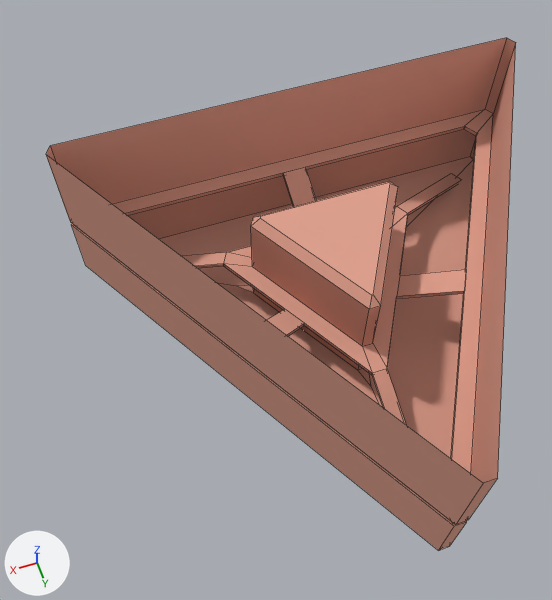
An edit to the Blender file assets/lvl/Tyche.blend, drawn before and after from the same camera.
Both versions are drawn from a camera (50 mm lens) standing at (24.4, 48.7, 84.2) and looking at (9.8, 6.0, 14.2). The axes (+X, +Y, +Z) are drawn at lower left. The lights are the same throughout. Mesh edges are drawn as thin lines.

Before the edit, the objects in view are built like this:
```python
me_cube = bpy.data.meshes.new('Cube')
me_cube.from_pydata(...)  # 120 vertices, 100 faces; spans x -29.3..29.3, y -17.3..33.4, z -0.6..21.3
me_cube.materials.append(mat_accessible)  # beige #e2a492
ob_cube = bpy.data.objects.new('Cube', me_cube)
ob_cube.location = (0.0, 0.0, 0.0)
```
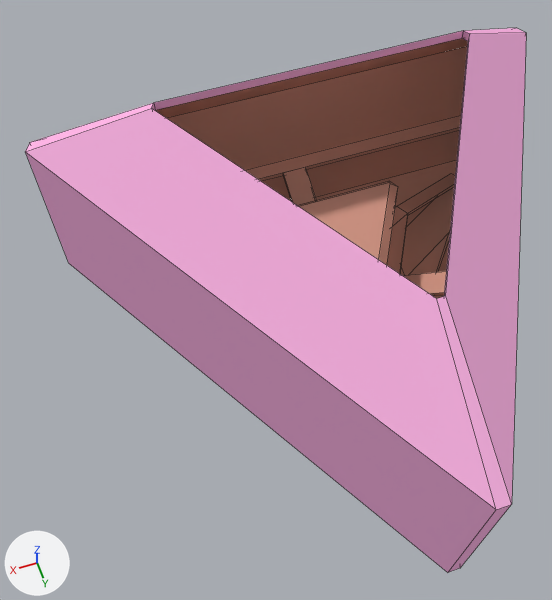
Boxes [x1, y1, x2, y2] around the edits, measured in the pictures (552 x 600 px):
'Cube', reshaped (7% wider, 6% taller): before [46, 38, 516, 550]; after [25, 28, 526, 572]
part 1 of me_cube, built on: before [218, 160, 474, 458]; after [25, 28, 526, 572]

What the commit changed:
Material 'inaccessible' (mat_inaccessible) is new.
Its base color is (1.0, 0.469, 0.798) (pink #ffb6e7).
me_cube is used by ob_cube; location (0.0, 0.0, 0.0).
me_cube had 120 vertices, 100 faces and spanned x -29.3..29.3, y -17.3..33.4, z -0.6..21.3.
me_cube now has 176 vertices, 156 faces and spans x -31.4..31.4, y -18.6..35.9, z -1.0..30.3.
Part 1, on me_cube:
2 faces are deleted.
44 vertices are added at x -31.4..31.4, y -18.6..35.9, z -1.0..29.3.
6 new vertices lie (0.0, 0.0, 21.4) away from vertices in x -31.4..31.4, y -18.6..35.9, z -0.1.
6 new vertices lie (0.0, 0.0, 1.0) away from vertices in x -17.6..17.6, y -10.4..20.1, z 29.3.
40 new faces join them, mat_accessible (beige #e2a492).
18 new faces join them, mat_inaccessible (pink #ffb6e7).
me_cube now uses material mat_inaccessible (pink #ffb6e7).
